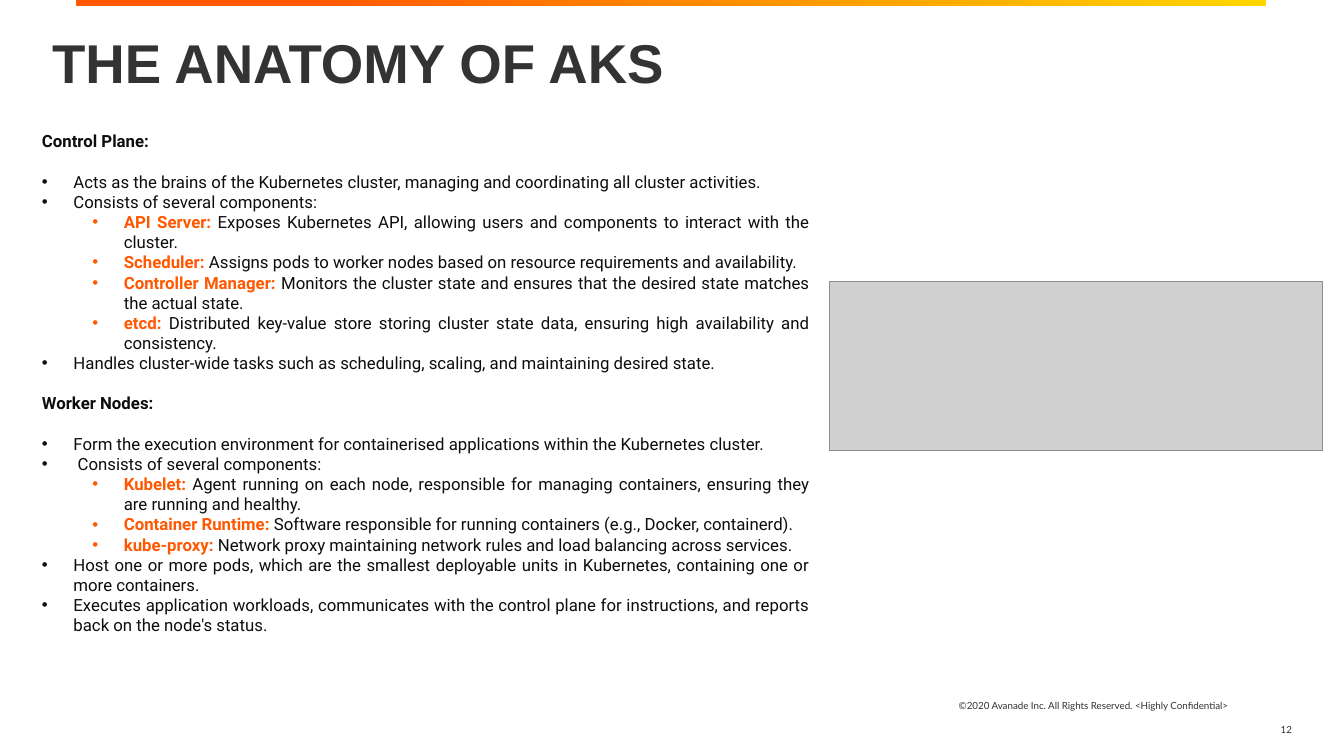
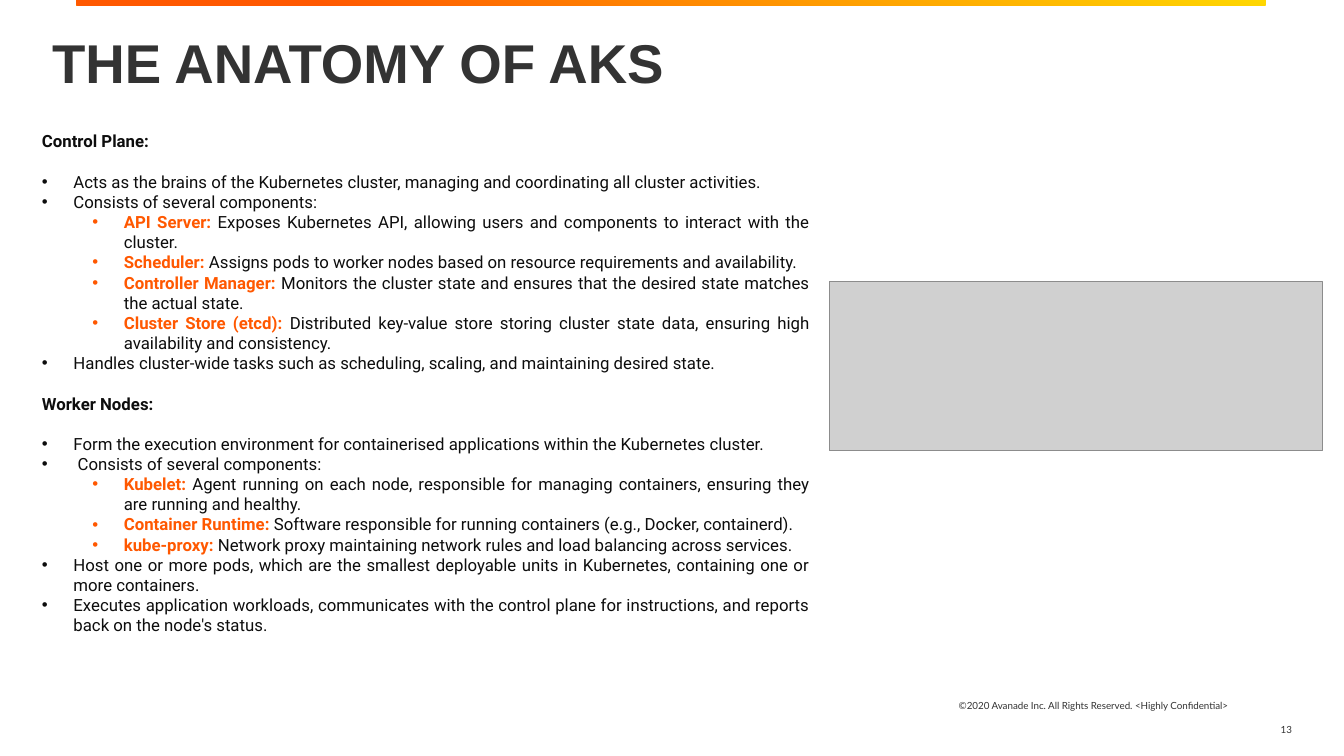
Before and after one commit to deanl1982/Avanade-Containers-AKS-Series, a slide deck: slide 13 of Session-02/Containers-Docker-S02.pptx (slide 12 before the commit). Drawn at 1344x756 pixels with LibreOffice and Linux fonts; fonts in the diff are those of the drawing; grey boxes stand for pictures; background and template pictures are left out. Boxes give left, top, right and bottom in pixels: in the first picture for what was removed or moved away, otherwise in the second. Text is boxed around its words. In the diff, an @@ line names an element or a change of style, - is before the commit and + after.

```diff
--- a/Session-02/Containers-Docker-S02.pptx
+++ b/Session-02/Containers-Docker-S02.pptx
@@ text at <box>124,316,809,353</box>: text changed @@
-  • etcd: Distributed key-value store storing cluster state data, ensuring high availability and consistency.
+  • Cluster Store (etcd): Distributed key-value store storing cluster state data, ensuring high availability and consistency.
```
Also in this commit, not shown: 1 slide added.
